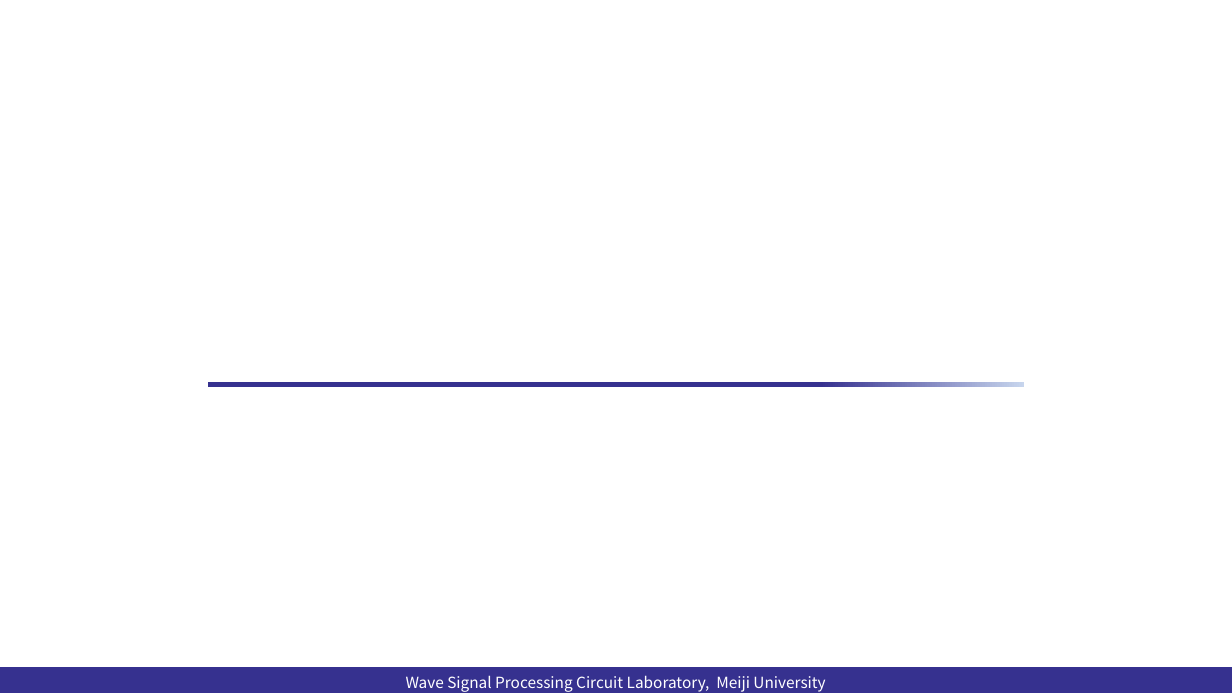
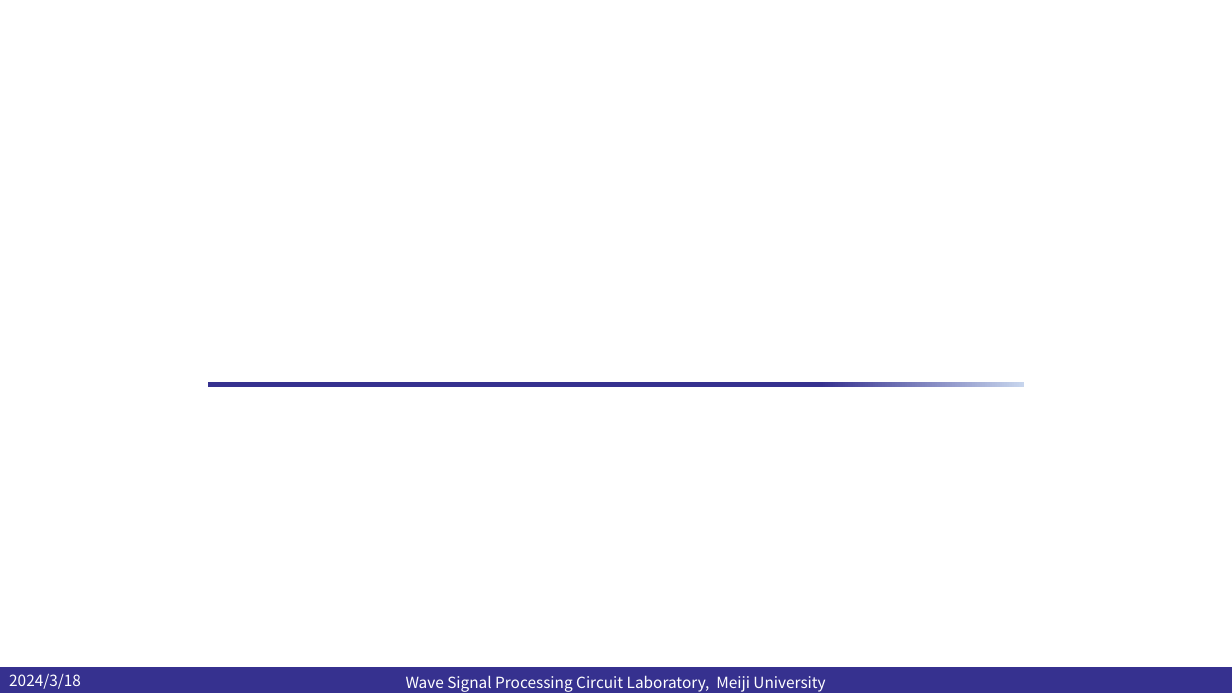
Before and after one commit to kjm-desktop10400/reserch, a slide deck: slide 1 of PowerPointTemplate.potx. Drawn at 1232x693 pixels with LibreOffice and Linux fonts; fonts in the diff are those of the drawing; background and template pictures are left out. Boxes give left, top, right and bottom in pixels: in the first picture for what was removed or moved away, otherwise in the second. Text is boxed around its words. In the diff, an @@ line names an element or a change of style, - is before the commit and + after.

```diff
--- a/PowerPointTemplate.potx
+++ b/PowerPointTemplate.potx
@@ text added at box(9, 673, 81, 689), 12 pt, text #FFFFFF @@
+2024/3/18
```
Also in this commit, not shown: 10 other files.
